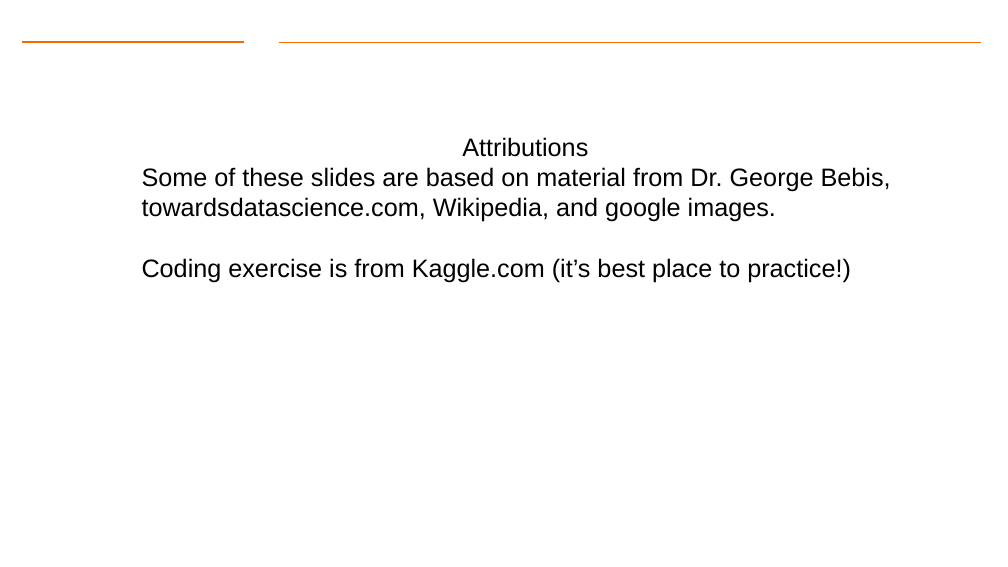
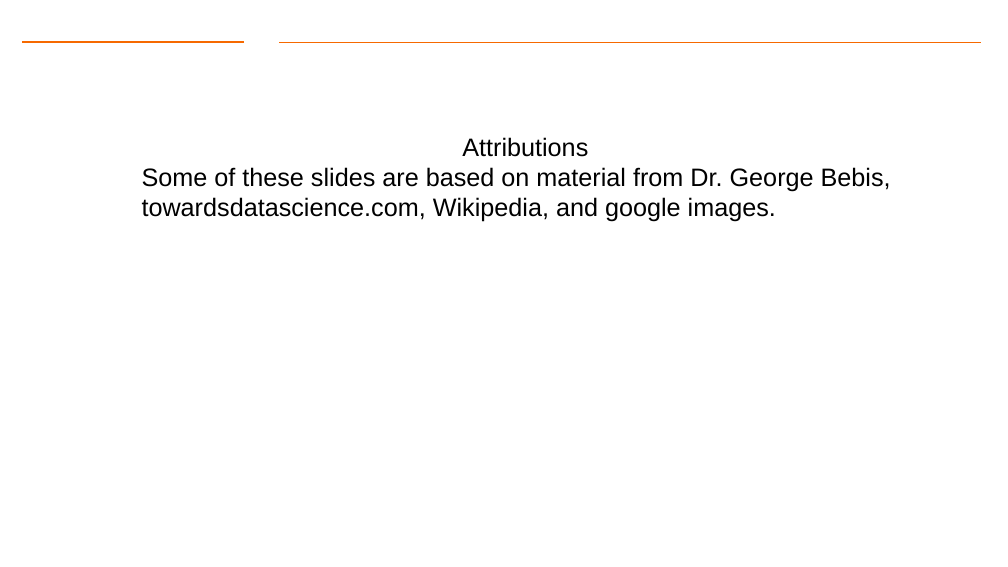
Before and after one commit to gk5951/RIT-DSCI-633-FDS, a slide deck: slide 35 of Syllabus/Lecture14/Lec14.pptx (slide 36 before the commit). Drawn at 1008x567 pixels with LibreOffice and Linux fonts; fonts in the diff are those of the drawing; background and template pictures are left out. Boxes give left, top, right and bottom in pixels: in the first picture for what was removed or moved away, otherwise in the second. Text is boxed around its words. In the diff, an @@ line names an element or a change of style, - is before the commit and + after.

Commit message:
updated slides

```diff
--- a/Syllabus/Lecture14/Lec14.pptx
+++ b/Syllabus/Lecture14/Lec14.pptx
@@ text at (142,258,851,282): paragraph removed @@
-  Coding exercise is from Kaggle.com (it’s best place to practice!)
```
Also in this commit, not shown: 1 slide removed, 2 other files.
